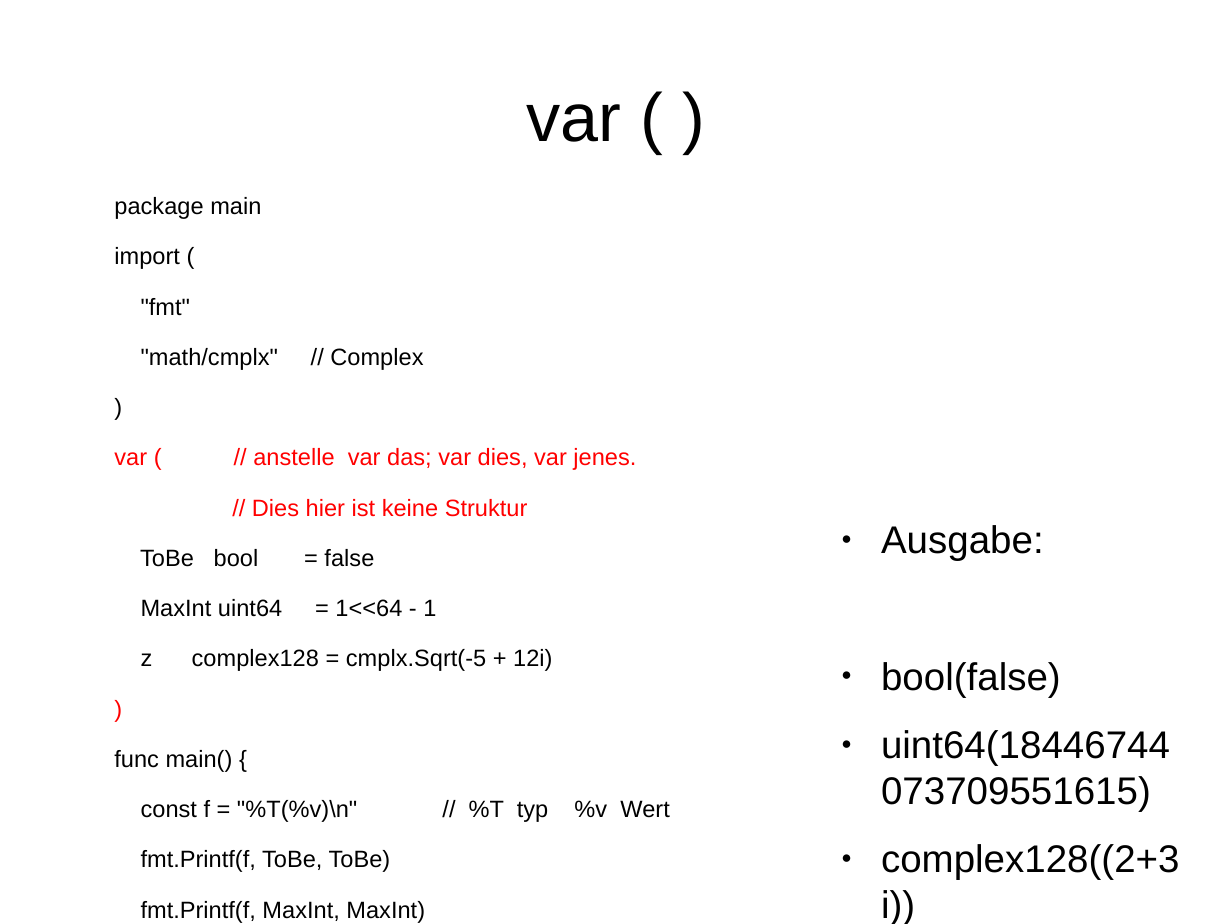
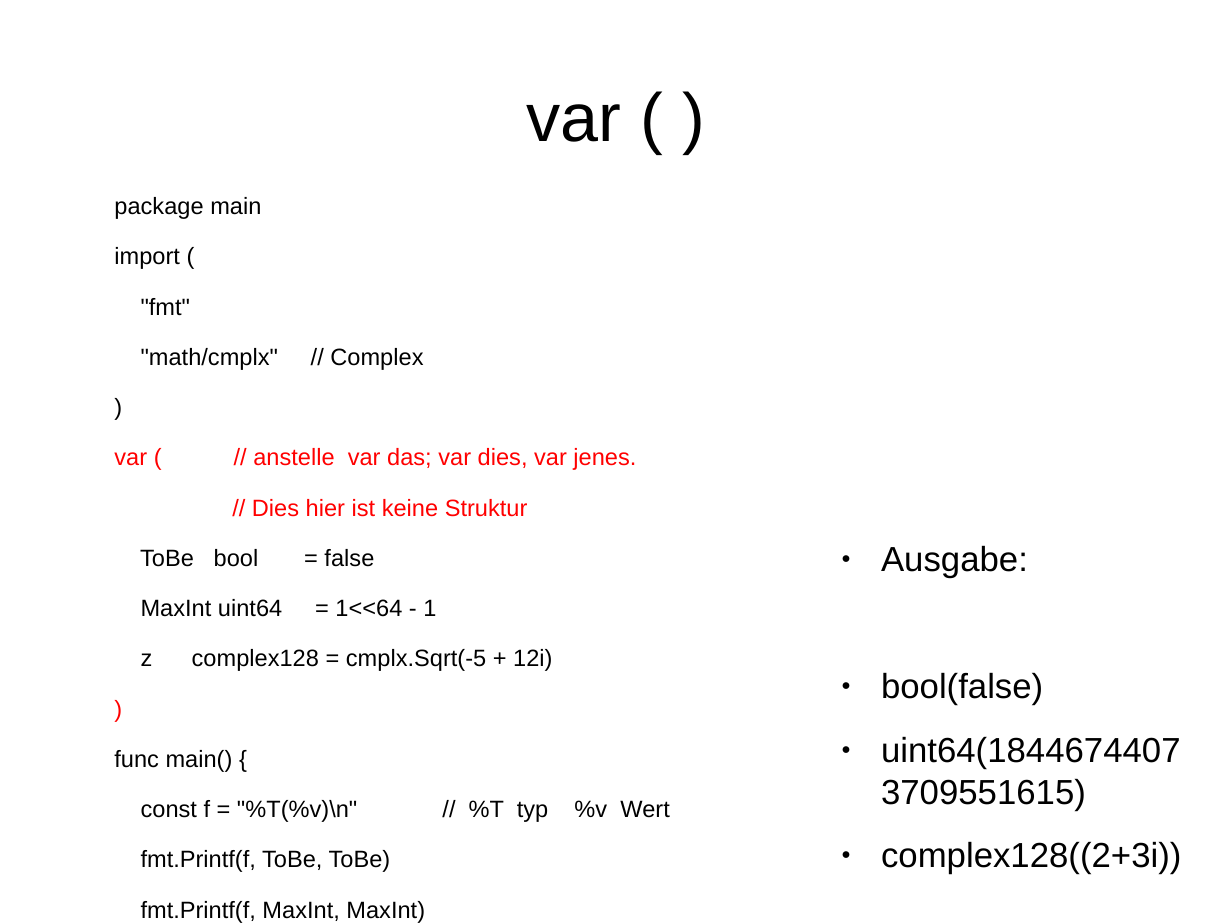
Before and after one commit to rayank77b/smallStuffs, a slide deck: slide 13 of programmierung/vortrag/golang.odp. Drawn at 1232x924 pixels with LibreOffice and Linux fonts; fonts in the diff are those of the drawing. Boxes give left, top, right and bottom in pixels: in the first picture for what was removed or moved away, otherwise in the second. Text is boxed around its words. In the diff, an @@ line names an element or a change of style, - is before the commit and + after.

```diff
--- a/programmierung/vortrag/golang.odp
+++ b/programmierung/vortrag/golang.odp
@@ text "Ausgabe:": place and size @@
-text "Ausgabe:" at bbox=[881, 525, 1180, 880]
+text "Ausgabe:" at bbox=[881, 545, 1181, 875]
@@ text "Ausgabe:" at bbox=[881, 545, 1181, 875]: size 24.8 to 22.4 pt @@
```
Also in this commit, not shown: 7 other slides changed, 4 slides added, 5 other files.
